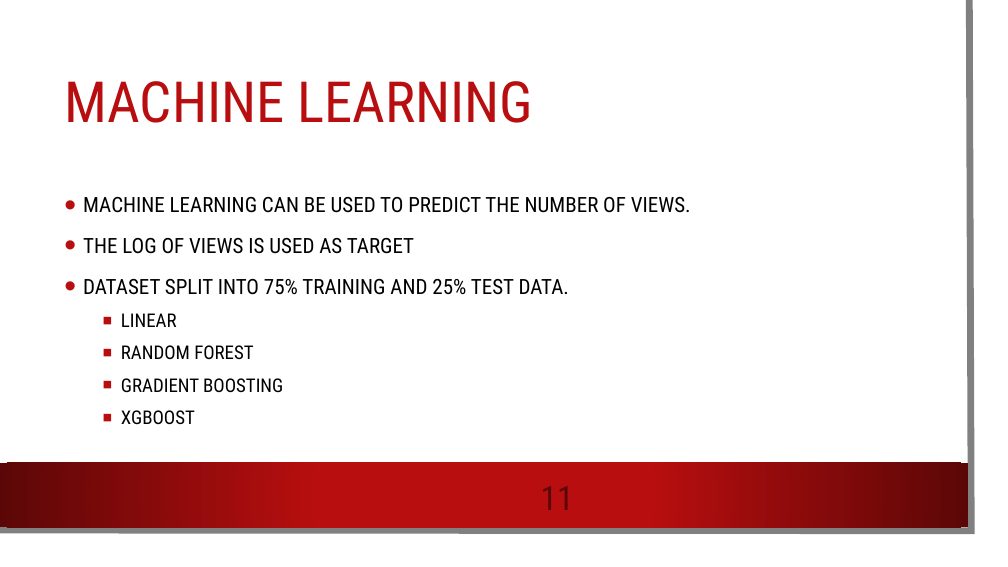
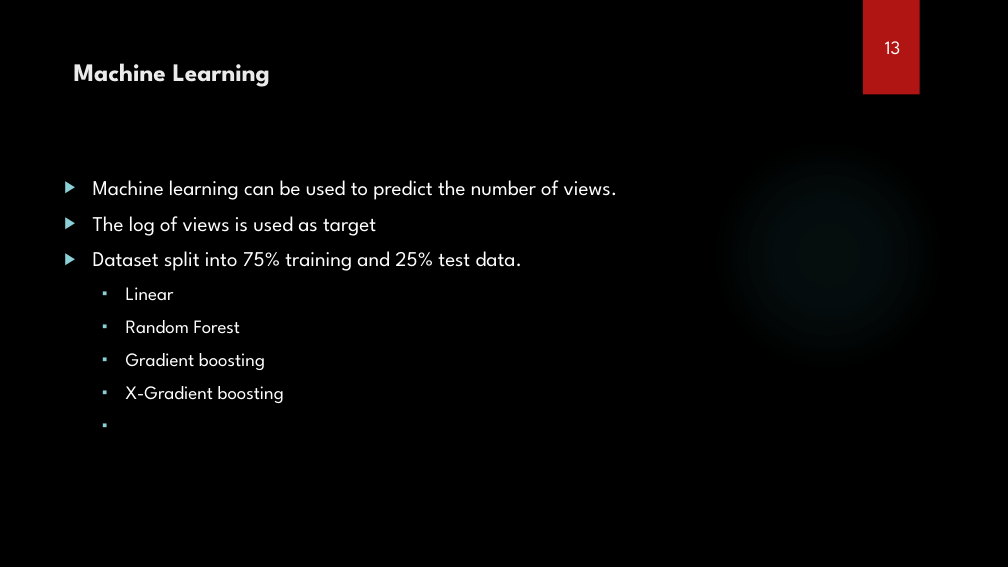
Before and after one commit to emami06/TrendingVideoYouTube, a slide deck: slide 12 of Trending YouTube vidoes.pptx (slide 11 before the commit). Drawn at 1008x567 pixels with LibreOffice and Linux fonts; fonts in the diff are those of the drawing; background and template pictures are left out. Boxes give left, top, right and bottom in pixels: in the first picture for what was removed or moved away, otherwise in the second. Text is boxed around its words. In the diff, an @@ line names an element or a change of style, - is before the commit and + after.

```diff
--- a/Trending YouTube vidoes.pptx
+++ b/Trending YouTube vidoes.pptx
@@ rectangle removed at <box>0,0,991,550</box> @@
@@ freeform shape removed at <box>0,0,972,531</box> @@
@@ rectangle added at <box>863,0,920,95</box>, fill #B01513 @@
@@ title "Machine Learning" at <box>74,63,270,87</box>: vertical alignment middle to top @@
@@ text added at <box>885,41,900,54</box>, 18 pt, text #FFFFFF @@
+13
@@ title at <box>74,63,270,87</box>: text changed; size 54 to 24 pt; font Roboto Condensed to League Spartan; text colour #B80E0F to #EBEBEB; bold on @@
-MACHINE LEARNING
+Machine Learning
@@ ellipse added at <box>712,138,944,371</box>, fill gradient #50B9C1 @@
@@ text "Machine learning can be used ..." at <box>93,180,618,403</box>: vertical alignment middle to top @@
@@ text at <box>93,180,618,403</box>: text changed; font Roboto Condensed to League Spartan; text colour #000000 to #FFFFFF @@
-• MACHINE LEARNING CAN BE USED TO PREDICT THE NUMBER OF VIEWS.
-• THE LOG OF VIEWS IS USED AS TARGET
-• DATASET SPLIT INTO 75% TRAINING AND 25% TEST DATA.
-  ▪ LINEAR
-  ▪ RANDOM FOREST
-  ▪ GRADIENT BOOSTING
-  ▪ XGBOOST
+▶ Machine learning can be used to predict the number of views.
+▶ The log of views is used as target
+▶ Dataset split into 75% training and 25% test data.
+  ▪ Linear
+  ▪ Random Forest
+  ▪ Gradient boosting
+  ▪ X-Gradient boosting
@@ rectangle removed at <box>0,463,968,527</box> @@
@@ page number removed at <box>520,476,595,518</box> @@
-11
```
Also in this commit, not shown: 13 other slides changed, 2 slides added.
